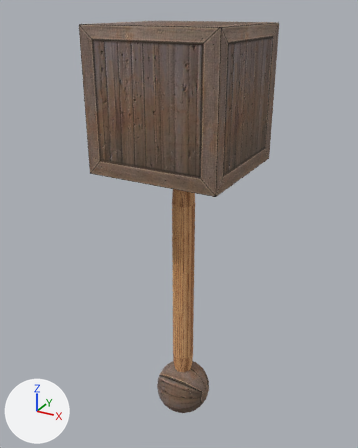
An edit to the FBX model newton-4.00/applications/media/unicycle.fbx, drawn before and after from the same camera.
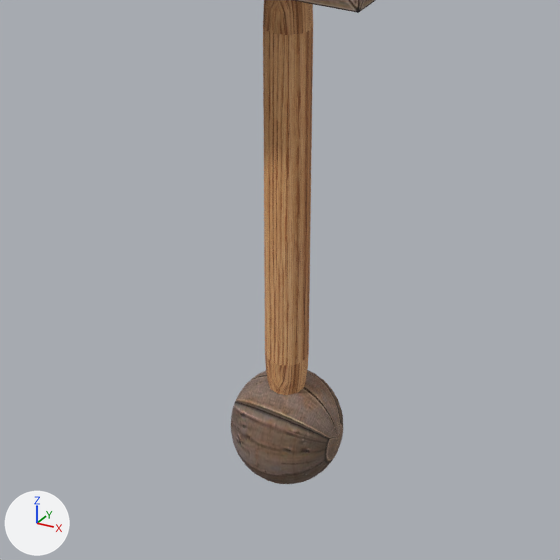
Old and new are each drawn whole from a 50 mm lens placed at (0.429, -0.799, 0.813), pointed at (-0.019, 0.016, 0.405) and again close up on the part from 14% to 86% of the width and 43% to 100% of the height. Arrows for +X, +Y and +Z are at lower left; the lights stay in place.

The older version as bpy lines, for what is in view:
```python
me_mesh_001 = bpy.data.meshes.new('Mesh.001')
me_mesh_001.from_pydata(...)  # 146 vertices, 288 faces; spans x -0.59..0.59, y -0.59..0.59, z 0.0..3.86
me_mesh_001.materials.append(mat_02___default)  # picture img_wood_4_png
me_mesh_002 = bpy.data.meshes.new('Mesh.002')
me_mesh_002.from_pydata(...)  # a UV sphere (32 segments, 16 rings, poles along y) spanning x -1.57..1.57, y -1.57..1.57, z -1.57..1.57
me_mesh_002.materials.append(mat_03___default)  # picture img_wood_0_png
ob_capsule001 = bpy.data.objects.new('Capsule001', me_mesh_001)
ob_capsule001.parent = ob_box001
ob_capsule001.location = (0.0, 0.0, -2.398)
ob_capsule001.rotation_euler = (-3.142, 0.0, 1.571)  # degrees (-180, 0, 90)
ob_capsule001.scale = (0.75, 0.75, 2.64)
ob_sphere001 = bpy.data.objects.new('Sphere001', me_mesh_002)
ob_sphere001.parent = ob_capsule001
ob_sphere001.location = (0.0295, 0.0, 3.979)
ob_sphere001.rotation_euler = (3.142, 0.0, 0.0)  # degrees (180, 0, 0)
ob_sphere001.scale = (1.0, 1.0, 0.284)
```
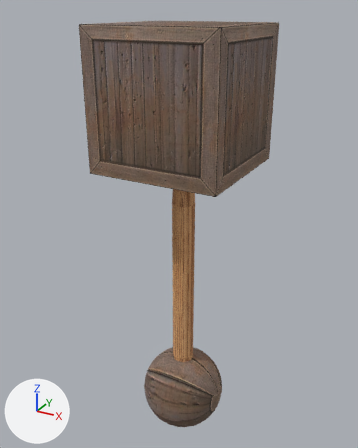
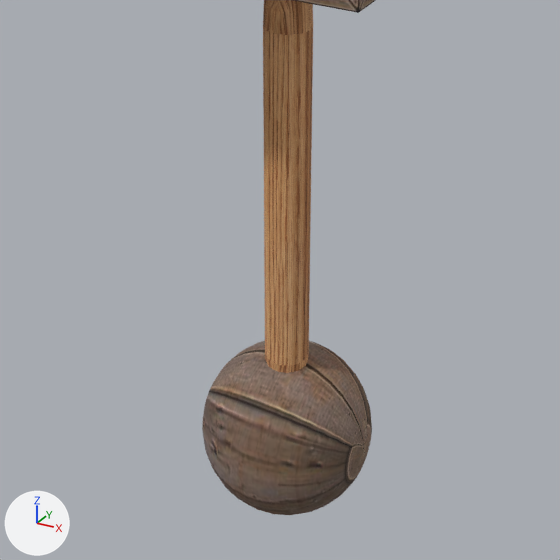
Where the change shows, as pixel boxes (x1, y1, x2, y2) in the close-ups (560 x 560 px):
'Sphere001', rescaled (51% wider, 52% taller)
    before: (231, 370, 343, 484)
    after: (202, 341, 372, 515)

The change in detail:
Object 'Sphere001' (ob_sphere001) is rescaled from (1.0, 1.0, 0.284) to (1.5, 1.5, 0.426).
